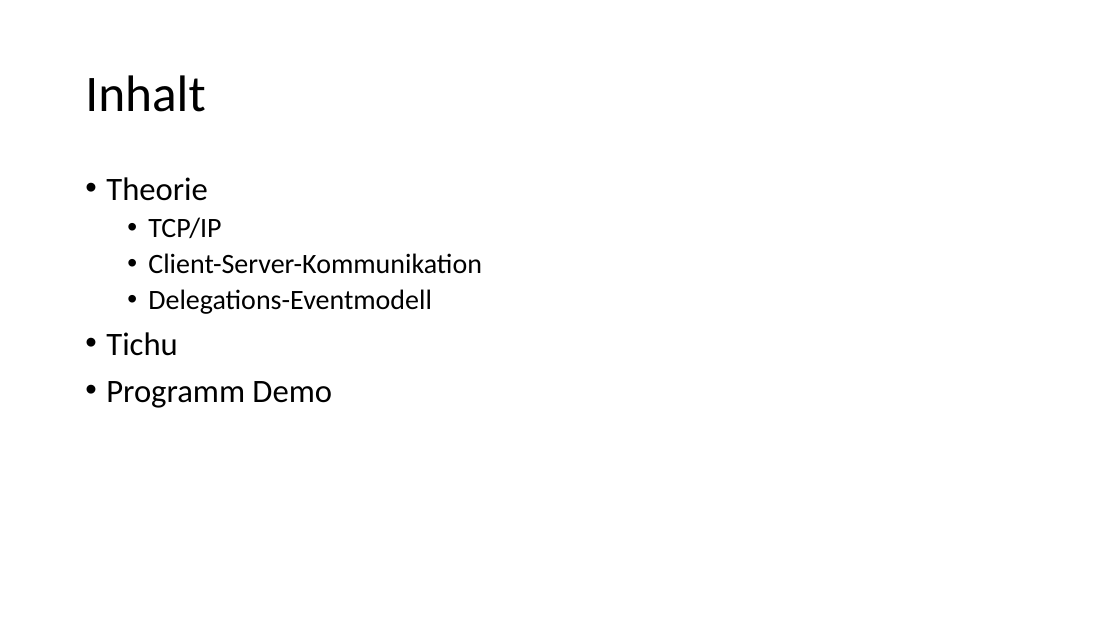
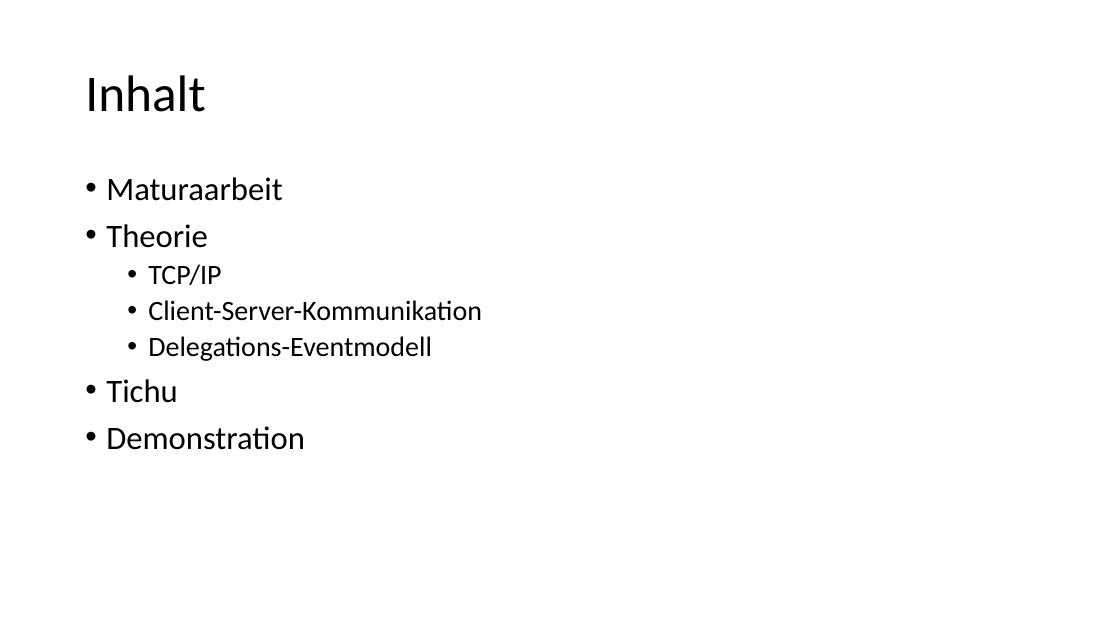
Before and after one commit to NickDenzler/MA_Praesentation, a slide deck: slide 2 of MA Präsentation.pptx. Drawn at 1120x630 pixels with LibreOffice and Linux fonts; fonts in the diff are those of the drawing. Boxes give left, top, right and bottom in pixels: in the first picture for what was removed or moved away, otherwise in the second. Text is boxed around its words. In the diff, an @@ line names an element or a change of style, - is before the commit and + after.

```diff
--- a/MA Präsentation.pptx
+++ b/MA Präsentation.pptx
@@ text at (106, 177, 282, 201): paragraph added @@
+• Maturaarbeit
@@ text at (106, 426, 305, 450): text changed @@
-• Programm Demo
+• Demonstration
```
Also in this commit, not shown: 2 other slides changed, 6 slides added.
